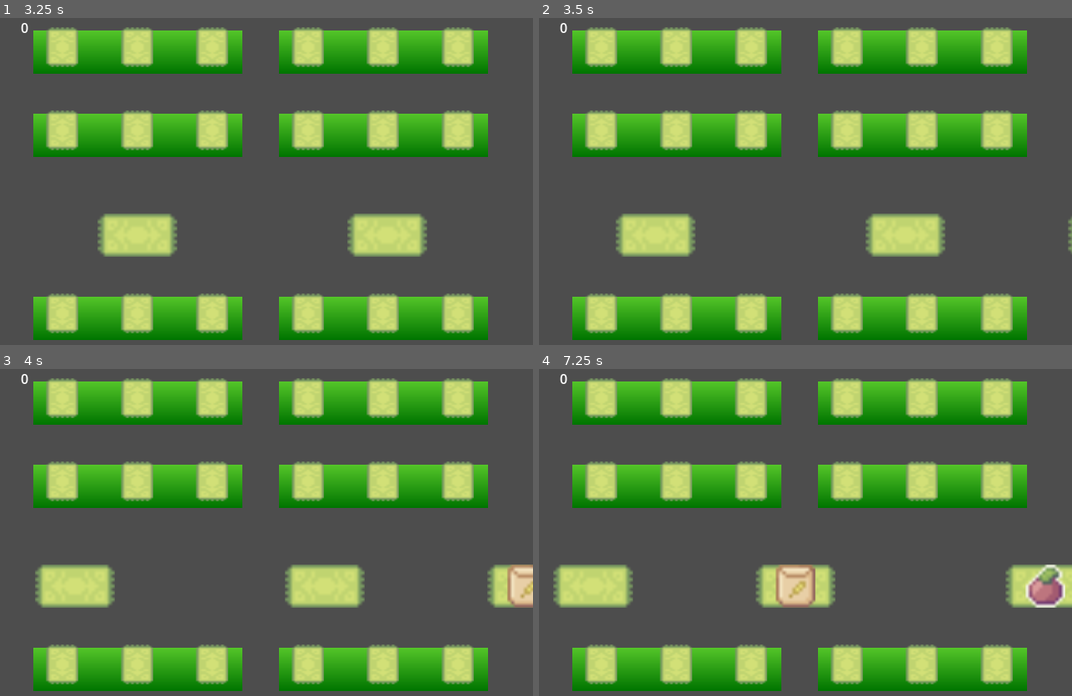
Above: before the commit, frames 1-4 (two rows, left to right).
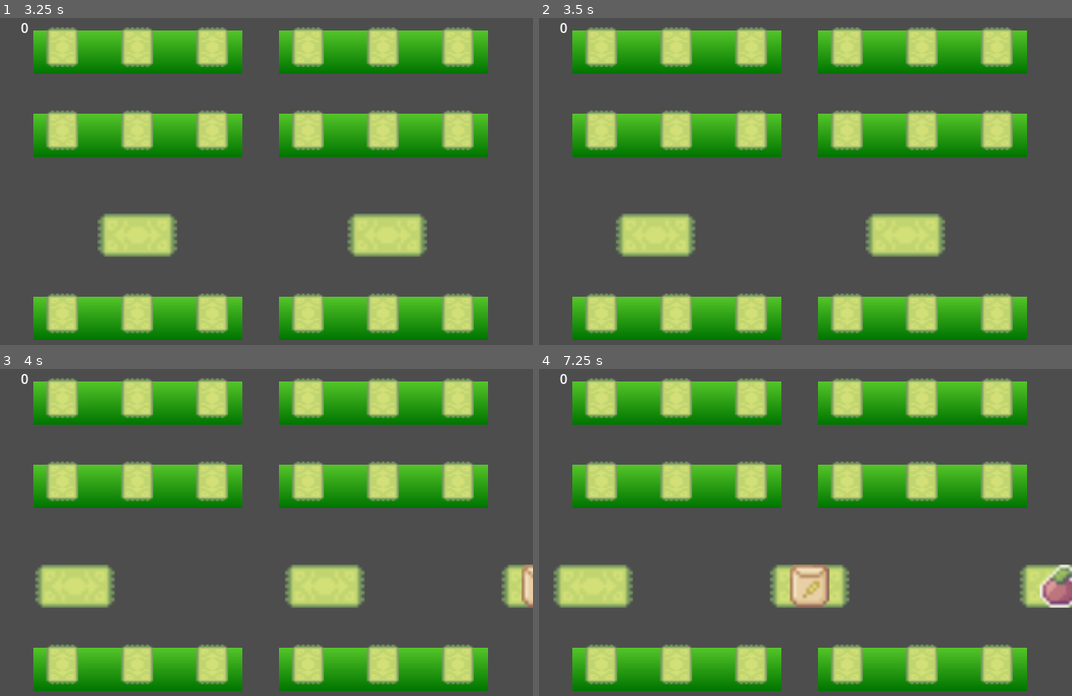
Above: after the commit, the same moments.

Repository: andrewcrisp/shelfsortinggame
Game: Godot game, scene res://scenes/level.tscn
Same seed, same stepped clock (60 frames per second), same inputs: the game is played once before the commit and once after it.
Inputs (mouse positions are in pixels of both pictures, inside the frame that each line leads up to):
- Up to frame 1 (3.25 s): move the mouse to (383, 184) at 0.52 s; click (383, 184) at 0.67 s; move the mouse to (159, 224) at 1.27 s; click (159, 224) at 1.42 s; move the mouse to (319, 116) at 2.02 s; click (319, 116) at 2.17 s; move the mouse to (239, 286) at 2.77 s; click (239, 286) at 2.92 s
- Up to frame 2 (3.5 s): no input
- Up to frame 3 (4 s): move the mouse to (426, 617) at 3.52 s; click (426, 617) at 3.67 s
- Up to frame 4 (7.25 s): move the mouse to (1045, 584) at 4.27 s; click (1045, 584) at 4.42 s; move the mouse to (832, 555) at 5.02 s; click (832, 555) at 5.17 s; move the mouse to (725, 457) at 5.77 s; click (725, 457) at 5.92 s; move the mouse to (922, 535) at 6.52 s; click (922, 535) at 6.67 s

Frame 1 is identical in both runs. In frame 2, less than 0.1% of the frame differs, in the area x 99-100%, y 60-73%; in frame 3, 1.0%; in frame 4, 3.3%, in the area x 40-100%, y 59-74%.

Commit message:
Reduce collision size for better discrimination

Diff:
--- a/scenes/spot.tscn
+++ b/scenes/spot.tscn
@@ -4,7 +4,7 @@
 [ext_resource type="Script" uid="uid://colio1la8bs1b" path="res://scripts/spot.gd" id="1_xj574"]
 
 [sub_resource type="RectangleShape2D" id="RectangleShape2D_eyi4x"]
-size = Vector2(23.3333, 21)
+size = Vector2(15, 9)
 
 [node name="Spot" type="Node2D"]
 script = ExtResource("1_xj574")
